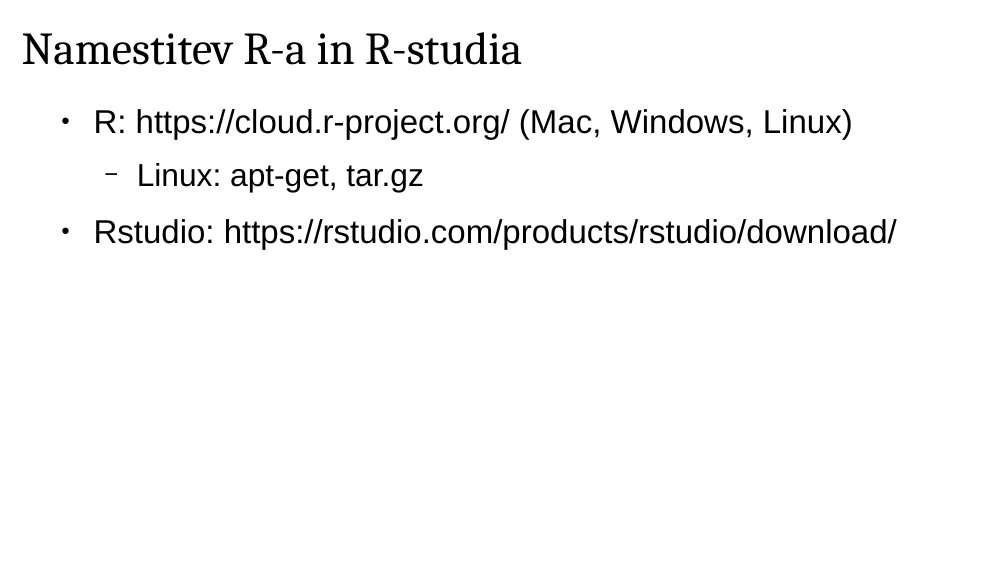
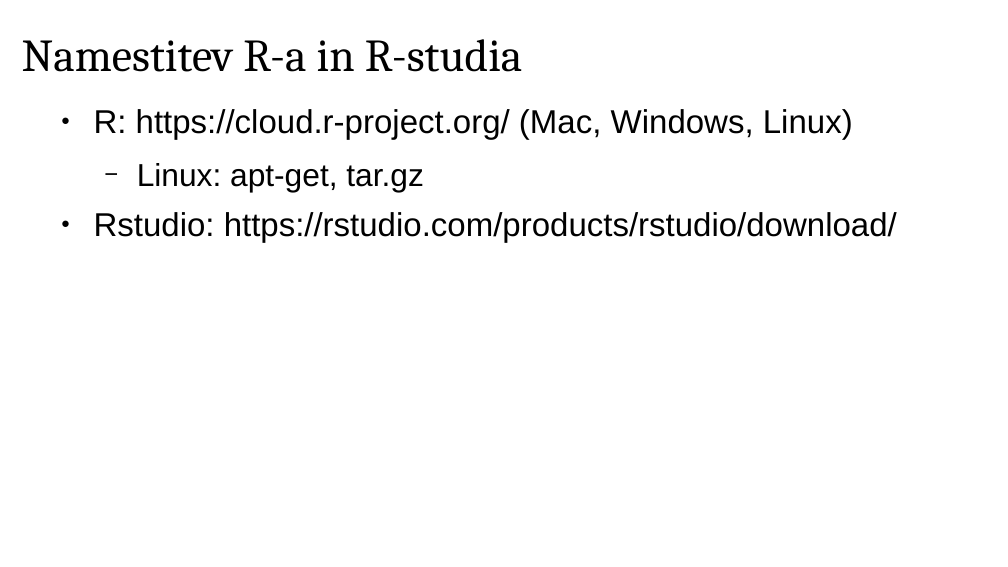
Before and after one commit to janaobsteter/Genotype_CODES, a slide deck: slide 4 of IT_Rtecaj.odp (slide 2 before the commit). Drawn at 1008x567 pixels with LibreOffice and Linux fonts; fonts in the diff are those of the drawing. Boxes give left, top, right and bottom in pixels: in the first picture for what was removed or moved away, otherwise in the second. Text is boxed around its words. In the diff, an @@ line names an element or a change of style, - is before the commit and + after.

```diff
--- a/IT_Rtecaj.odp
+++ b/IT_Rtecaj.odp
@@ title "Namestitev R-a in R-studia": place and size @@
-title "Namestitev R-a in R-studia" at [22,32,522,65]
+title "Namestitev R-a in R-studia" at [22,39,522,72]
@@ text at [94,109,897,243]: less space between paragraphs @@
```
Also in this commit, not shown: 3 other slides changed, 12 slides added, 1 slide removed, 2 other files.
